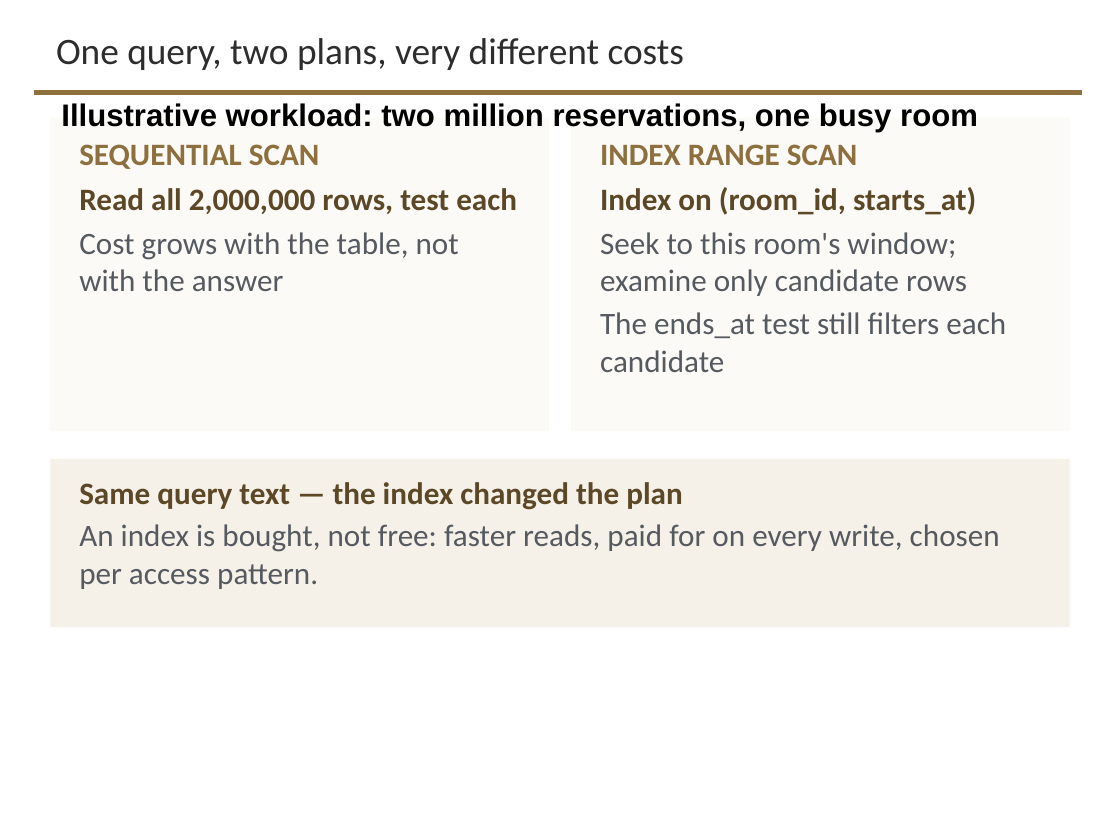
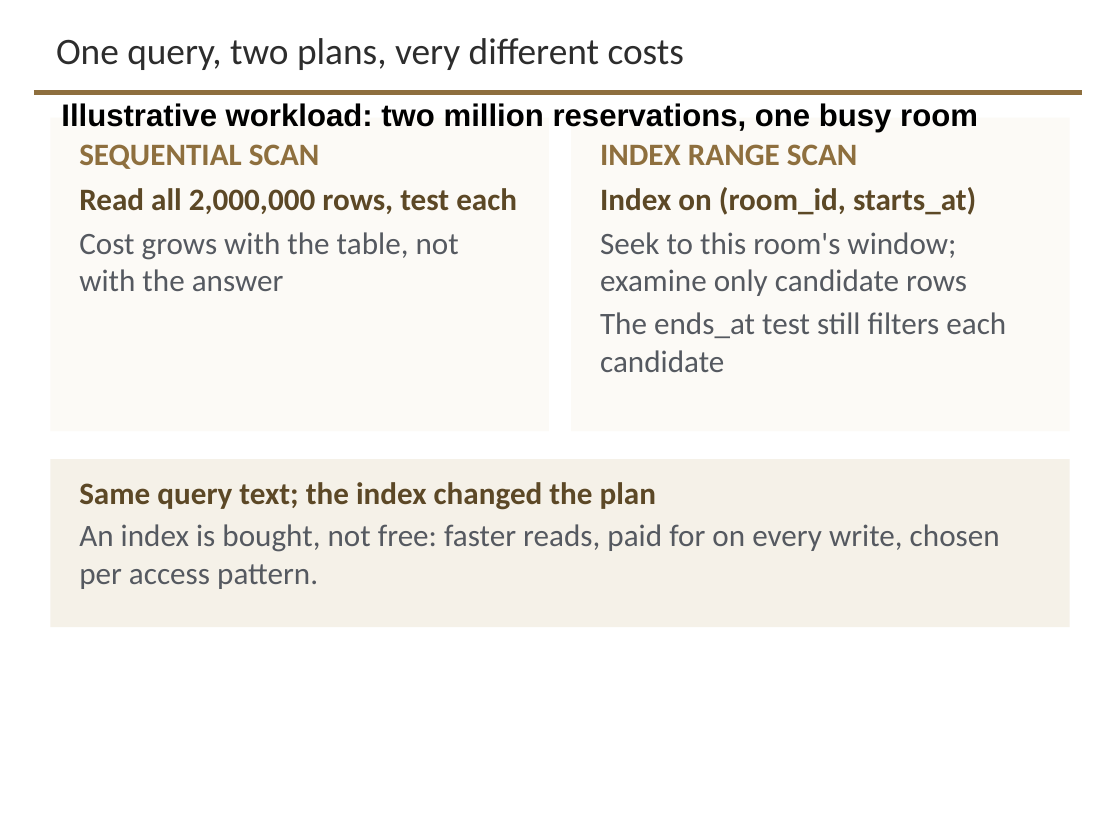
Before and after one commit to davisjam/model-based-agentic-software-engineering, a slide deck: slide 18 of course/lectures/act-3-software-in-the-world/02-compute-environments-and-data-management/3-2-Data-Management.pptx. Drawn at 1120x840 pixels with LibreOffice and Linux fonts; fonts in the diff are those of the drawing; background and template pictures are left out. Boxes give left, top, right and bottom in pixels: in the first picture for what was removed or moved away, otherwise in the second. Text is boxed around its words. In the diff, an @@ line names an element or a change of style, - is before the commit and + after.

```diff
--- a/course/lectures/act-3-software-in-the-world/02-compute-environments-and-data-management/3-2-Data-Management.pptx
+++ b/course/lectures/act-3-software-in-the-world/02-compute-environments-and-data-management/3-2-Data-Management.pptx
@@ text at box(79, 482, 656, 510): text changed @@
-Same query text — the index changed the plan
+Same query text; the index changed the plan
```
Also in this commit, not shown: 13 other slides changed.
